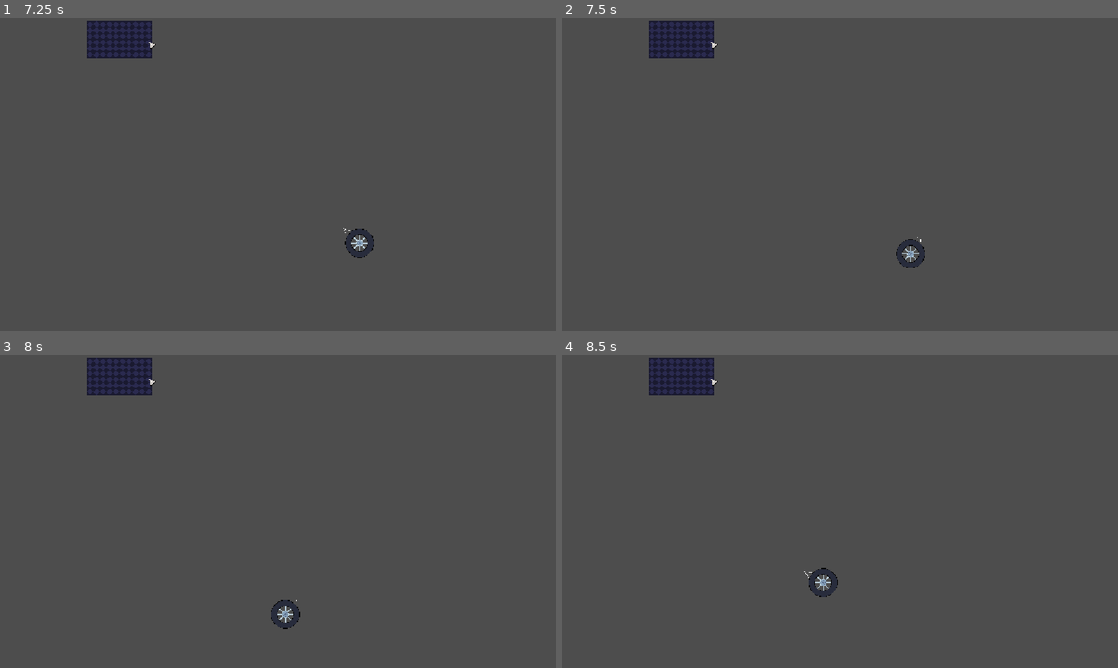
Above: before the commit, frames 1-4 (two rows, left to right).
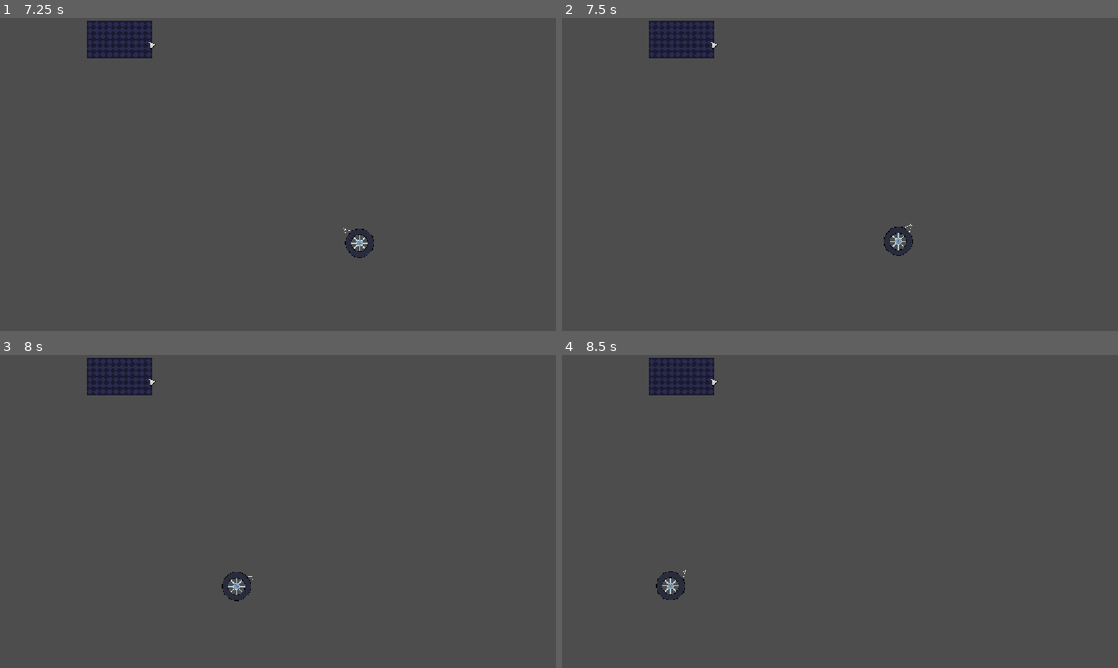
Above: after the commit, the same moments.

Repository: yibist/countDown
Game: Godot game, scene res://scenes/main.tscn
Two runs of this game, one before a commit and one after it. Both use one fixed random seed, a clock stepped at 60 frames per second and the inputs below.
Inputs (mouse positions are in pixels of both pictures, inside the frame that each line leads up to):
- Up to frame 1 (7.25 s): click "Start" at 0.5 s; move the mouse to (400, 158) at 1.27 s; hold Right mouse button (reelInGrapleHook) 1.28-2.03 s; hold D (moveRight) 1.28-2.78 s; tap Space (jump) at 1.52, 2.27, 3.77, 4.52, 5.27, 6.77 s; move the mouse to (166, 190) at 2.02 s; click (166, 190) at 2.1 s; right-click (166, 190) at 2.3 s; move the mouse to (333, 105) at 2.77 s; hold A (moveLeft) 2.78-3.53 s; hold Right mouse button (reelInGrapleHook) 2.78-3.53 s; move the mouse to (250, 237) at 3.52 s; hold D (moveRight) 3.53-5.03 s; right-click (250, 237) at 3.6 s; move the mouse to (444, 221) at 4.27 s; hold Right mouse button (reelInGrapleHook) 4.28-5.03 s; click (444, 221) at 4.35 s; move the mouse to (111, 127) at 5.02 s; hold A (moveLeft) 5.03-5.78 s; right-click (111, 127) at 5.1 s; move the mouse to (305, 174) at 5.77 s; hold D (moveRight) 5.78-6.53 s; hold Right mouse button (reelInGrapleHook) 5.78-6.53 s; move the mouse to (194, 96) at 6.52 s; hold A (moveLeft) from 6.53 s (still down); click (194, 96) at 6.6 s; right-click (194, 96) at 6.8 s
- Up to frame 2 (7.5 s): keep holding A (moveLeft); move the mouse to (962, 158) at 7.27 s; hold Right mouse button (reelInGrapleHook) from 7.28 s (still down)
- Up to frame 3 (8 s): keep holding A (moveLeft); keep holding Right mouse button (reelInGrapleHook); tap Space (jump) at 7.52 s
- Up to frame 4 (8.5 s): move the mouse to (728, 527) at 8.02 s; release A (moveLeft) at 8.03 s; release Right mouse button (reelInGrapleHook) at 8.03 s; hold D (moveRight) from 8.03 s (still down); right-click (728, 527) at 8.1 s; tap Space (jump) at 8.27 s

Frame 1 is identical in both runs. In frame 2, 0.5% of the frame differs, in the area x 57-66%, y 65-80%; in frame 3, 0.6%; in frame 4, 0.6%, in the area x 16-50%, y 68-79%.

Commit message:
adds graple detatch

Diff:
--- a/scripts/graple_head.gd
+++ b/scripts/graple_head.gd
@@ -25,9 +25,19 @@
 	show()
 
 func despawn() -> void:
+	hit = false
+	global_position = Vector2(-100000,-100000)
 	hide()
 
 func _process(delta: float) -> void:
+	if Input.is_action_just_pressed("ungraple"):
+		despawn()
+	if Input.is_action_pressed("reelInGrapleHook"):
+
+		ropeLength -= delta * 200
+		if ropeLength < 50:
+			ropeLength = 50
+	print(hit)
 	if not hit:
 		var collision = move_and_collide(move_direction * speed * delta)
 		if collision:
